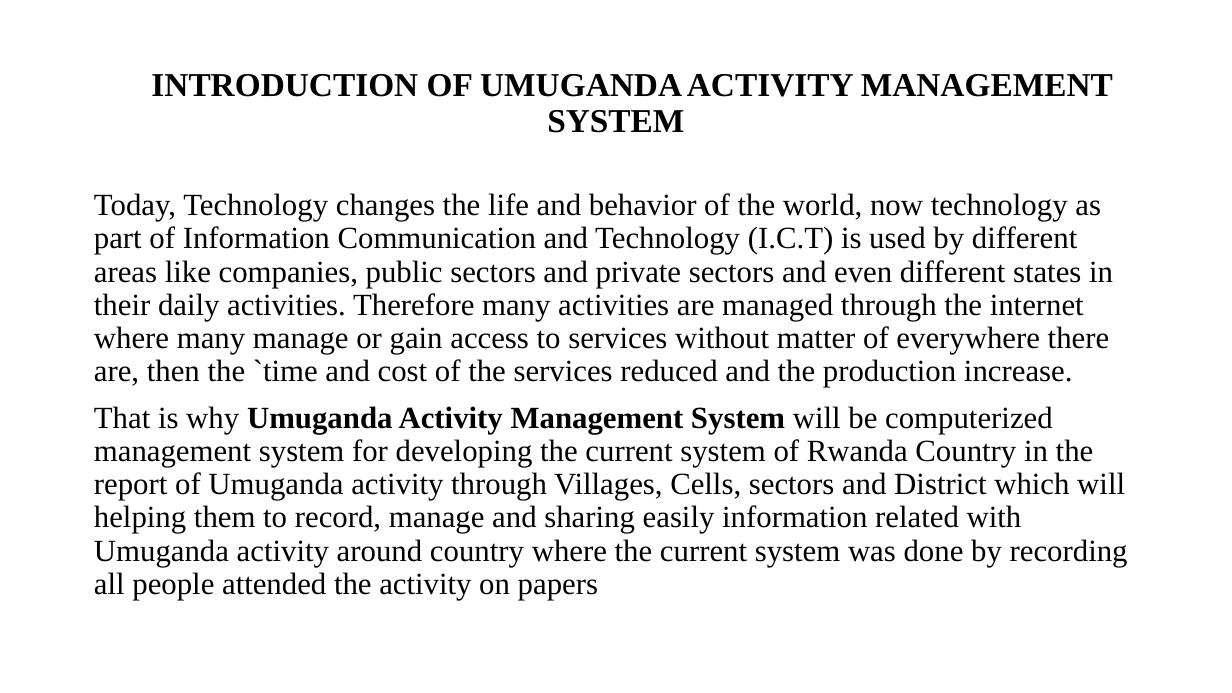
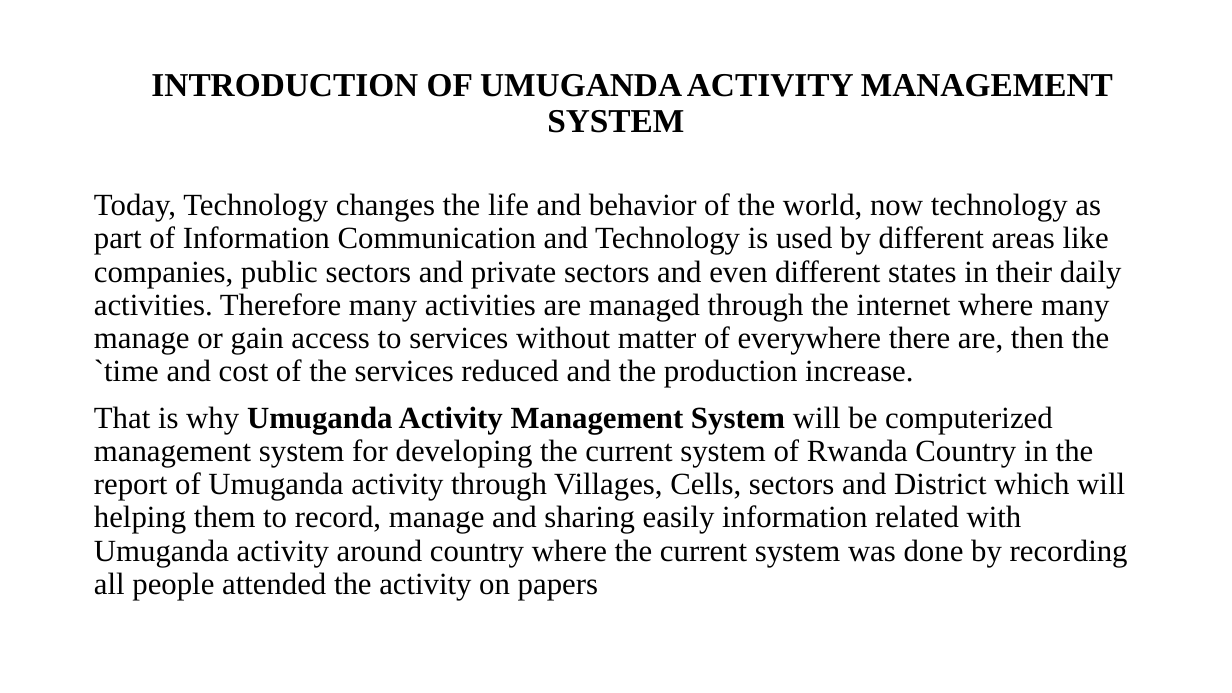
Before and after one commit to key-joshua/umuganda-platform, a slide deck: slide 2 of umuganda_project/joshua/slides.pptx. Drawn at 1232x693 pixels with LibreOffice and Linux fonts; fonts in the diff are those of the drawing. Boxes give left, top, right and bottom in pixels: in the first picture for what was removed or moved away, otherwise in the second. Text is boxed around its words. In the diff, an @@ line names an element or a change of style, - is before the commit and + after.

```diff
--- a/umuganda_project/joshua/slides.pptx
+++ b/umuganda_project/joshua/slides.pptx
@@ text at (94, 193, 1122, 388): text changed @@
-Today, Technology changes the life and behavior of the world, now technology as part of Information Communication and Technology (I.C.T) is used by different areas like companies, public sectors and private sectors and even different states in their daily activities. Therefore many activities are managed through the internet where many manage or gain access to services without matter of everywhere there are, then the `time and cost of the services reduced and the production increase.
+Today, Technology changes the life and behavior of the world, now technology as part of Information Communication and Technology is used by different areas like companies, public sectors and private sectors and even different states in their daily activities. Therefore many activities are managed through the internet where many manage or gain access to services without matter of everywhere there are, then the `time and cost of the services reduced and the production increase.
```
Also in this commit, not shown: 1 slide added, 1 slide removed, 32 other files.
